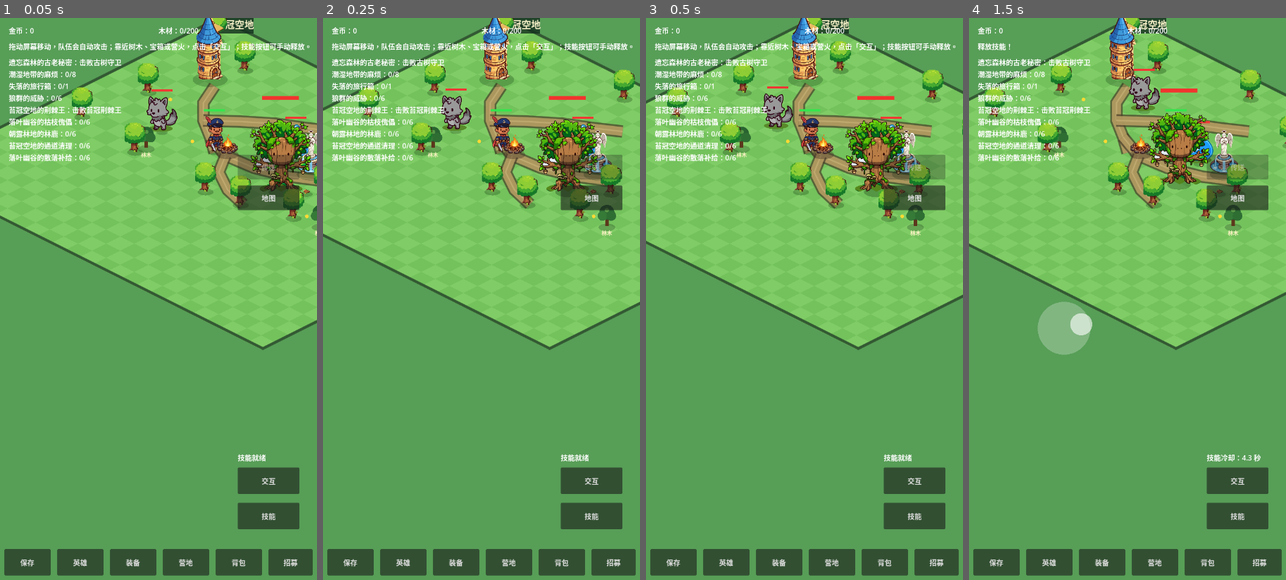
Above: before the commit, frames 1-4 (left to right).
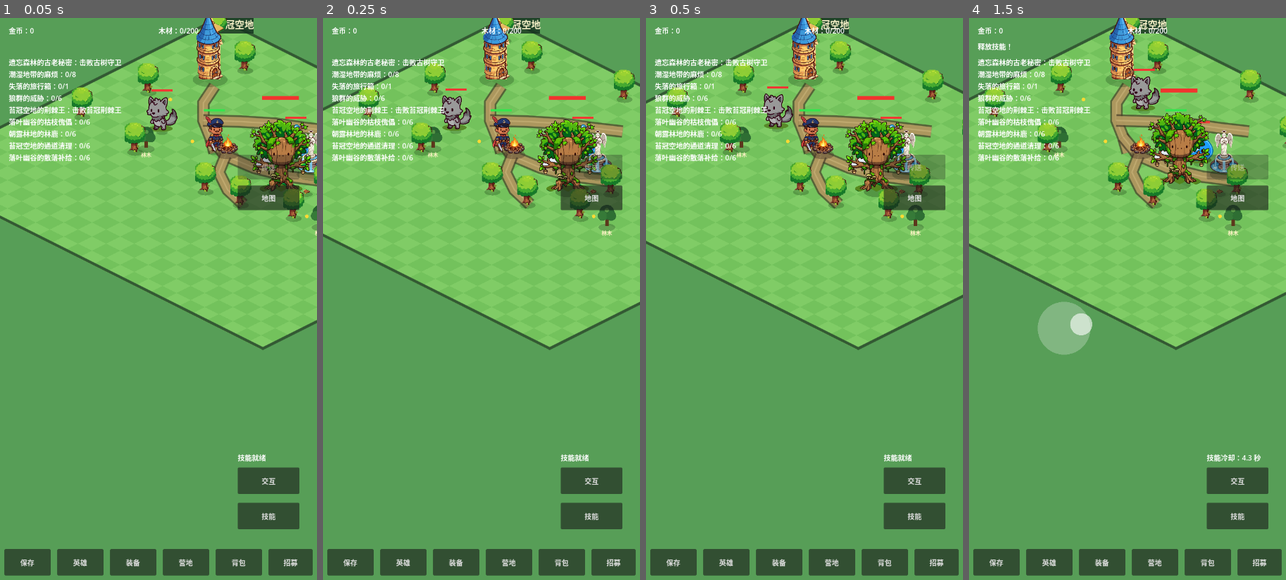
Above: after the commit, the same moments.

Repository: oneyi53/game
Game: Godot game, scene res://scenes/main.tscn
Same seed, same stepped clock (60 frames per second), same inputs: the game is played once before the commit and once after it.
Inputs (mouse positions are in pixels of both pictures, inside the frame that each line leads up to):
- Up to frame 1 (0.05 s): no input
- Up to frame 2 (0.25 s): no input
- Up to frame 3 (0.5 s): no input
- Up to frame 4 (1.5 s): tap Enter at 0.5 s; move the mouse to (1197, 270) at 0.52 s; hold Right (ui_right) 0.53-1.25 s; tap E at 0.6 s; click (1197, 270) at 0.67 s; tap Space at 0.77 s; drag from (1064, 327) to (1263, 282) at 1.27 s

The runs differ from the first frame. In frame 1, 0.7% of the frame differs, in the area x 2-98%, y 4-6%; in frame 2, 0.7%; in frame 3, 0.7%; in frame 4, nothing differs.

Commit message:
ux: remove tutorial hint in favor of familiar reference controls

Diff:
--- a/scripts/core/main.gd
+++ b/scripts/core/main.gd
@@ -327,8 +327,8 @@
         # SaveManager preserves the previous valid save as backup before
         # replacing it with the map-local format.
         _save_game()
-    if not had_save:
-        hud.show_message("拖动屏幕移动，队伍会自动攻击；靠近树木、宝箱或营火，点击「交互」；技能按钮可手动释放。")
+    # No tutorial overlay: the control scheme must be immediately familiar
+    # to players coming from the reference game.
 
 func _spawn_heroes(save_data: Dictionary) -> void:
     # Only active formation members spawn. The first slot is the
